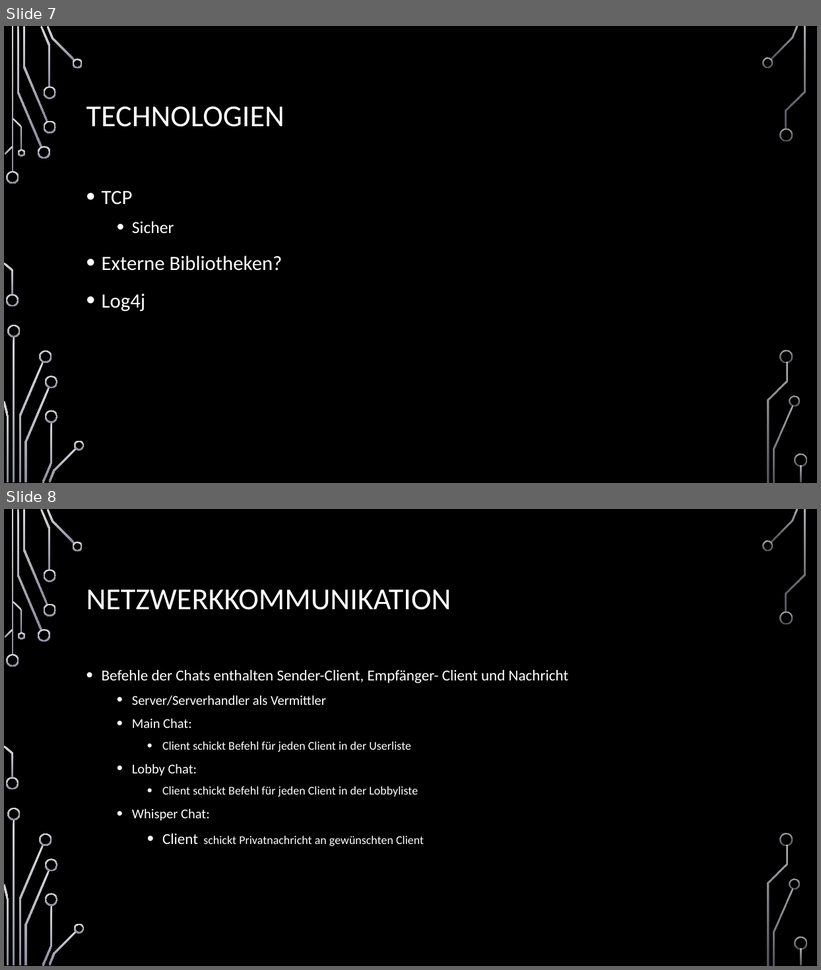
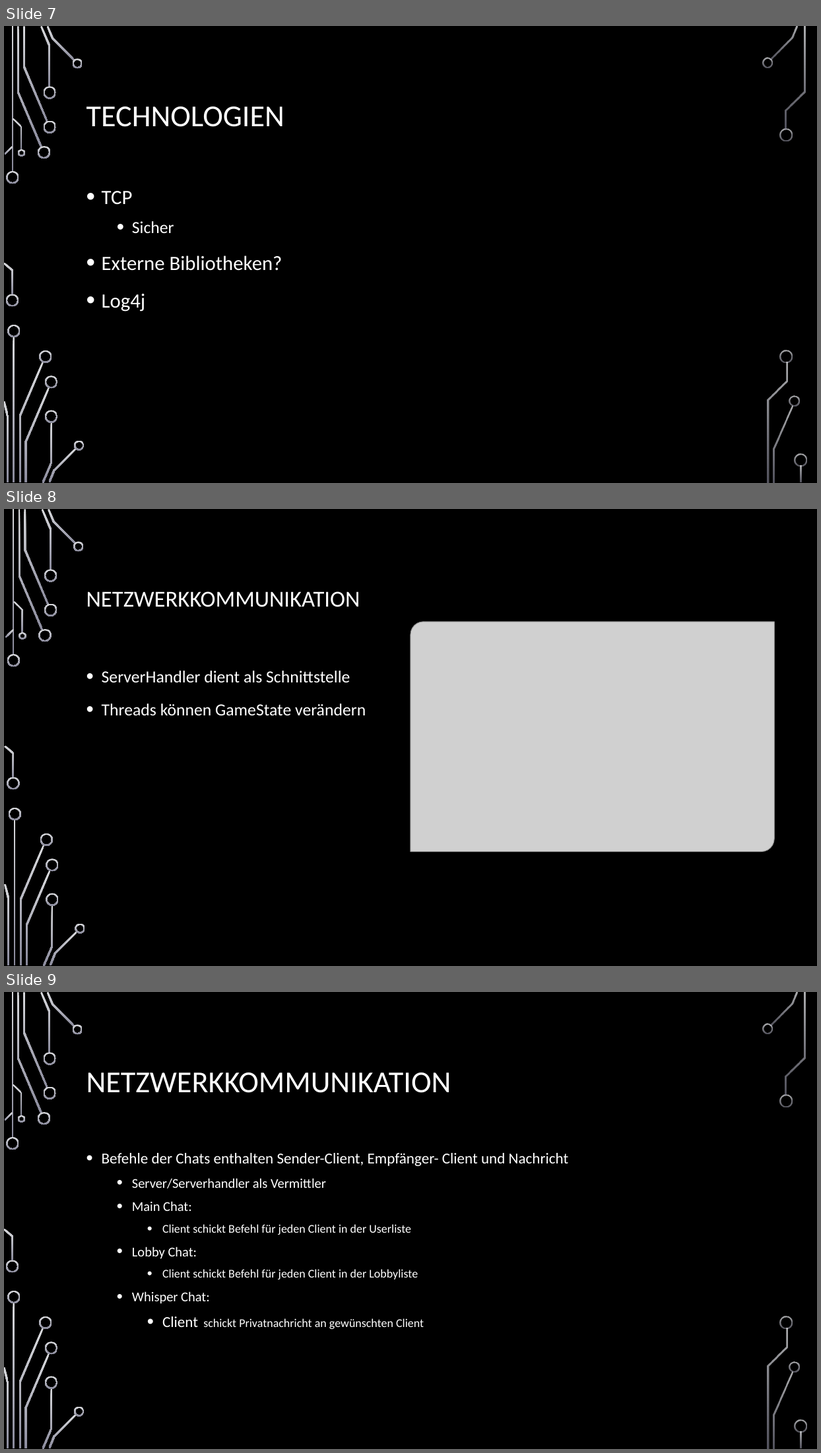
Before and after one commit to jnussbaum/TheBachelorsChaseGame, a slide deck: documents/Meilensteine/Meilenstein III/Meilenstein_3_Präsentation .pptx. Shown one above the other, each under a label of ours: slides 7 and 8 before the commit, slides 7, 8 and 9 after it. The pictures are 821x970 and 821x1453 pixels, drawn with LibreOffice and Linux fonts; fonts in the diff are those of the drawing; grey boxes stand for pictures; background and template pictures are left out. Boxes give left, top, right and bottom in pixels: in the first picture for what was removed or moved away, otherwise in the second. Text is boxed around its words. In the diff, an @@ line names an element or a change of style, - is before the commit and + after.

```diff
--- a/documents/Meilensteine/Meilenstein III/Meilenstein_3_Präsentation .pptx
+++ b/documents/Meilensteine/Meilenstein III/Meilenstein_3_Präsentation .pptx
@@ slide 8 added at (4, 509, 817, 966), background picture (left out); not listed: 17 template elements that a slide beside it also shows @@
@@ rectangle added at (4, 509, 817, 966), fill #000000 @@
@@ title added at (86, 591, 360, 607), 27 pt, text #FFFFFF @@
+NETZWERKKOMMUNIKATION
@@ picture added at (411, 622, 775, 852) @@
@@ text added at (102, 671, 366, 716), 20 pt, text #FFFFFF @@
+• ServerHandler dient als Schnittstelle
+• Threads können GameState verändern
@@ group added at (4, 509, 85, 966): 24 freeform shapes, 2 rectangles @@
@@ what was slide 8 is now slide 9 @@
```
Also in this commit, not shown: 1 other file.
